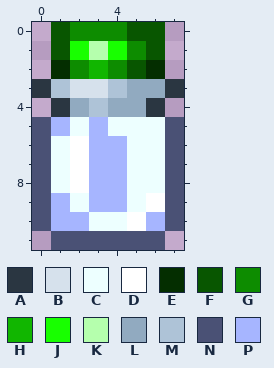
A pixel-art sprite gets an edit: Items/Starlight_Dye.png. Above is the file before it was changed.
The file is 16x24 pixels, drawn in blocks of 2x2; one block is one cell here.
Palette (. is transparent): A #2a3641  B #d6e1ec  C #edffff  D #ffffff  E #042e00  F #085600  G #0d8c00  H #11b600  J #18ff00  K #b5ffad  L #91aac0  M #aec3d7  N #4a5175  P #a6b5ff
After:
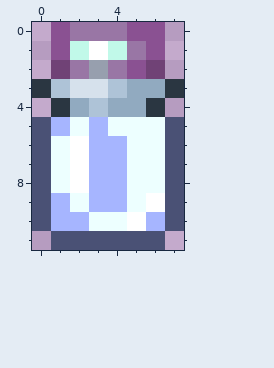
The author wrote: starlight dye lid recolor
What changed:
colour E: #042e00 -> #704276
colour F: #085600 -> #8a5192
colour G: #0d8c00 -> #9976a5
colour H: #11b600 -> #979fae
colour J: #18ff00 -> #c1f9e9
y 1: x 3 K -> D
